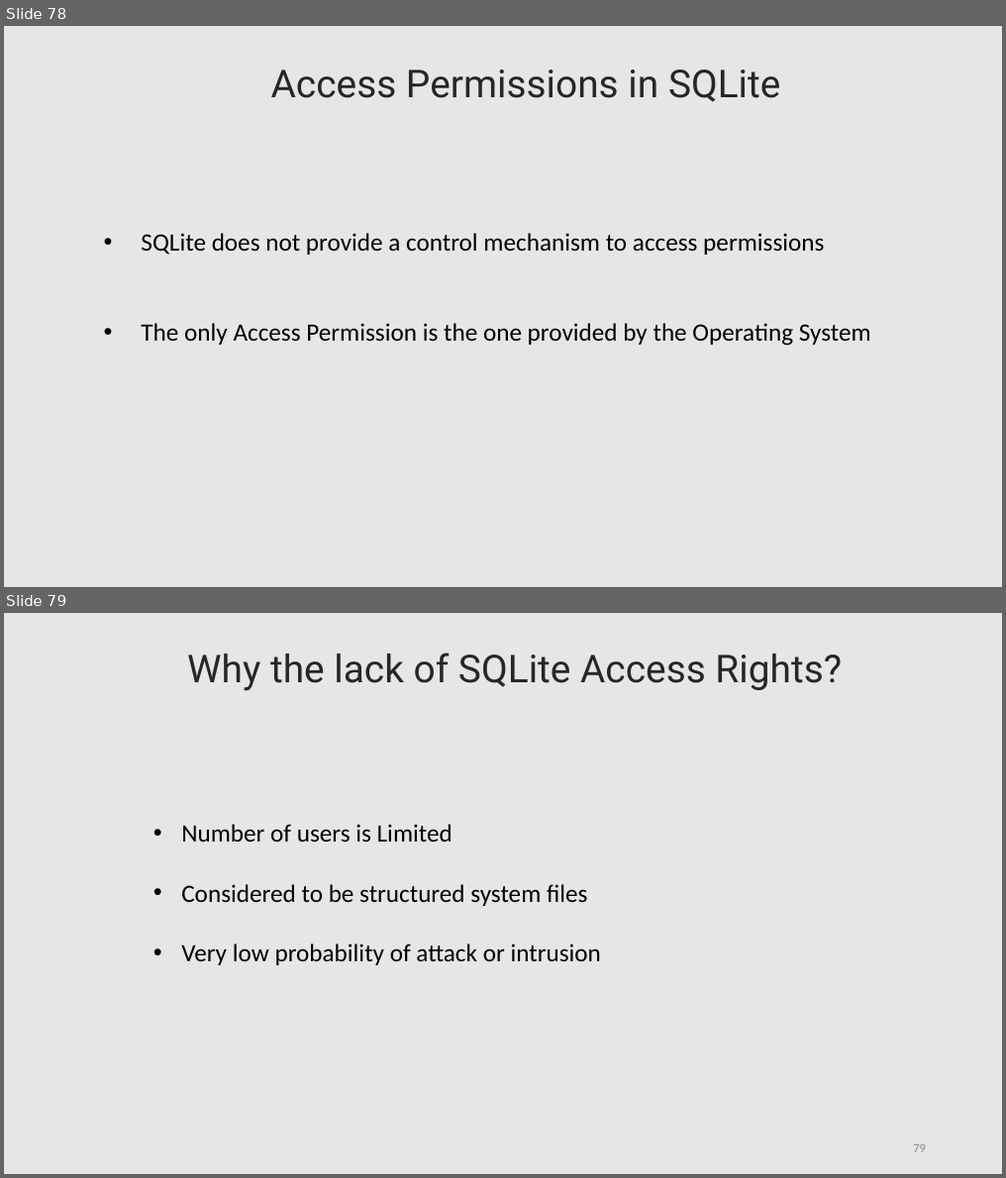
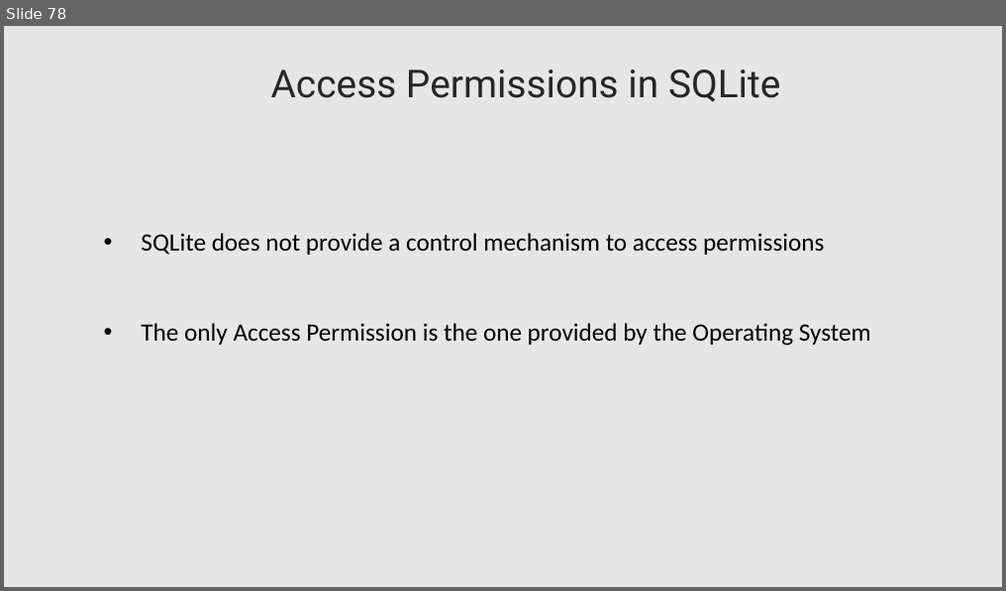
Before and after one commit to lahcenrahlaoui/Wingardium_Leviosaaaa, a slide deck: Presentation-projet-SQLite [Autosaved].pptx. Shown one above the other, each under a label of ours: slides 78 and 79 before the commit, slide 78 after it. The pictures are 1006x1178 and 1006x591 pixels, drawn with LibreOffice and Linux fonts; fonts in the diff are those of the drawing. Boxes give left, top, right and bottom in pixels: in the first picture for what was removed or moved away, otherwise in the second. Text is boxed around its words. In the diff, an @@ line names an element or a change of style, - is before the commit and + after.

Commit message:
dsafas

```diff
--- a/Presentation-projet-SQLite [Autosaved].pptx
+++ b/Presentation-projet-SQLite [Autosaved].pptx
@@ slide 79 removed at <box>4,613,1002,1174</box>, background #E7E6E6 @@
@@ text removed at <box>187,653,842,691</box> @@
-Why the lack of SQLite Access Rights?
@@ text removed at <box>181,824,601,965</box> @@
-  • Number of users is Limited
-  • Considered to be structured system files
-  • Very low probability of attack or intrusion
@@ page number removed at <box>913,1145,926,1153</box> @@
-79
```
